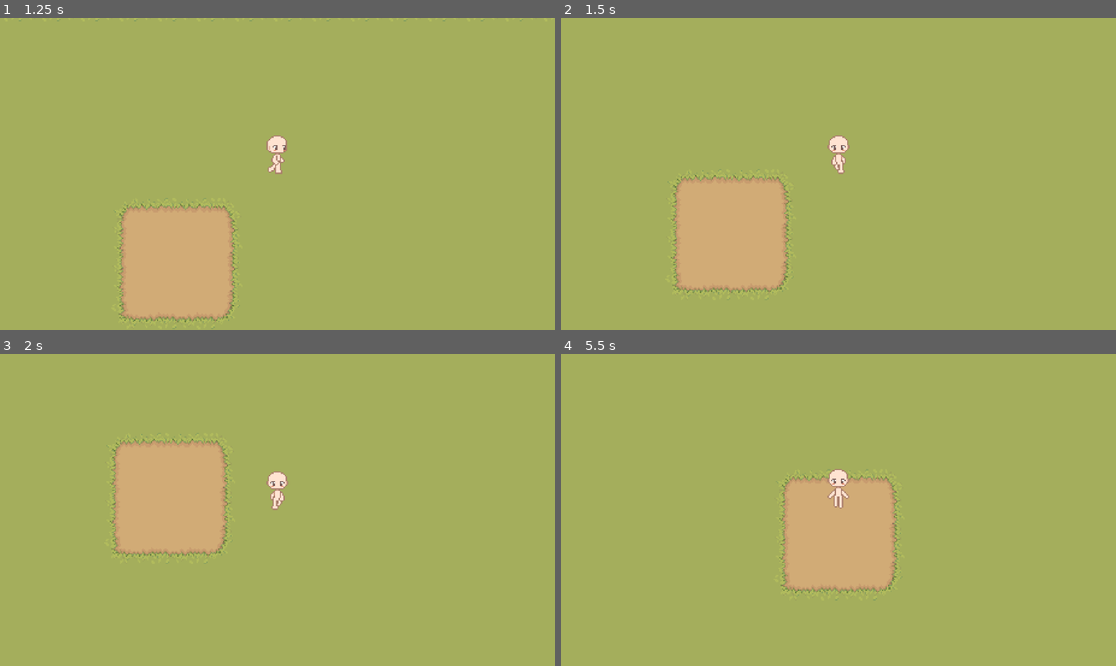
Above: before the commit, frames 1-4 (two rows, left to right).
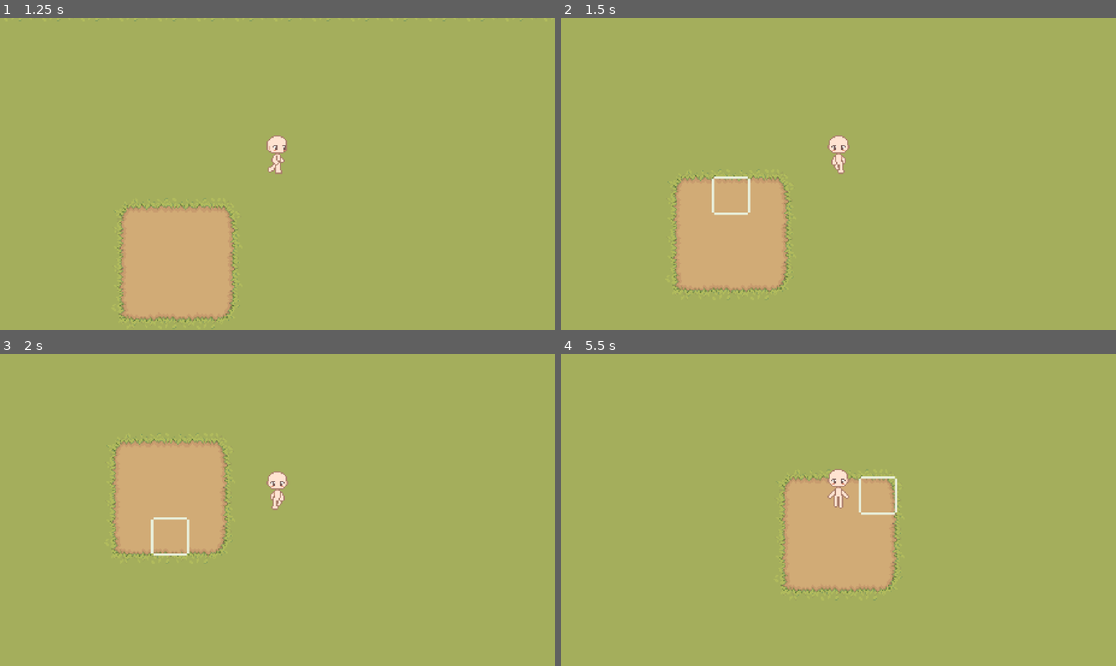
Above: after the commit, the same moments.

Repository: kevyntapnio/florella
Game: Godot game, scene res://tileset/level_farm.tscn
The game is run twice, just before and just after one commit, with the same random seed, the same clock (stepped at 60 frames per second) and the same inputs.
Inputs (mouse positions are in pixels of both pictures, inside the frame that each line leads up to):
- Up to frame 1 (1.25 s): tap Enter (ui_accept) at 0.5, 0.77 s; move the mouse to (399, 158) at 0.52 s; hold D (move_right) from 0.53 s (still down); tap E (interact) at 0.6 s
- Up to frame 2 (1.5 s): move the mouse to (727, 189) at 1.27 s; release D (move_right) at 1.28 s; hold S (move_down) from 1.28 s (still down); tap E (interact) at 1.35 s
- Up to frame 3 (2 s): keep holding S (move_down); tap Enter (ui_accept) at 1.52 s
- Up to frame 4 (5.5 s): move the mouse to (894, 441) at 2.02 s; release S (move_down) at 2.03 s; hold D (move_right) 2.03-2.78 s; click (894, 441) at 2.1 s; tap E (interact) at 2.3, 2.85, 3.6, 4.55, 5.1 s; move the mouse to (810, 572) at 2.77 s; hold W (move_up) 2.78-3.53 s; tap Enter (ui_accept) at 3.02, 3.77, 4.52 s; move the mouse to (1005, 556) at 3.52 s; hold A (move_left) 3.53-5.03 s; move the mouse to (672, 463) at 4.27 s; click (672, 463) at 4.35 s; move the mouse to (866, 510) at 5.02 s; hold S (move_down) from 5.03 s (still down)

Frame 1 is identical in both runs. In frame 2, 0.2% of the frame differs, in the area x 27-35%, y 50-64%; in frame 3, 0.2%; in frame 4, 0.2%.

Commit message:
fix interaction system

Diff:
--- a/farm_tile.gd
+++ b/farm_tile.gd
@@ -1,4 +1,7 @@
 extends Node2D
+
+@export var grid_manager: Node2D
+@export var tilemap: TileMapLayer
 
 enum SoilState {
 	GRASS,
@@ -16,7 +19,9 @@
 @export var crop_scene: PackedScene
 
 func _ready():
-	add_to_group("farm_tiles")
+
+	var coords = grid_manager.get_tile_coords(global_position)
+	grid_manager.register_grid_object(coords, self)
 
 func plant(crop_data) -> bool:
 
@@ -44,3 +49,7 @@
 
 func clear_crop():
 	current_crop = null
+
+func _exit_tree():
+	var coords = grid_manager.get_tile_coords(global_position)
+	grid_manager.unregister_grid_object(coords)
--- a/systems/gridmanager/grid_manager.gd
+++ b/systems/gridmanager/grid_manager.gd
@@ -3,9 +3,6 @@
 @export var tilemap: TileMapLayer
 
 var grid_objects = {}
-
-func _ready():
-	print(grid_objects)
 
 func register_grid_object(coords: Vector2i, object):
 	grid_objects[coords] = object
@@ -15,3 +12,7 @@
 
 func get_grid_object(coords: Vector2i):
 	return grid_objects.get(coords)
+
+func get_tile_coords(world_position: Vector2) -> Vector2i:
+	var local = tilemap.to_local(world_position)
+	return tilemap.local_to_map(local)
--- /dev/null
+++ b/systems/interaction/interaction_system.gd
@@ -0,0 +1,71 @@
+extends Node2D
+
+@export var targeting_system: Node2D
+@export var grid_manager: Node2D
+
+# Can this be an autoload?
+@export var InventorySystem: Node2D
+
+var nearby_interactables: Array = []
+var focused_interactable = null
+
+func _process(delta: float) -> void:
+
+	update_focused_interactable()
+
+func register_interactable(interactable):
+
+	nearby_interactables.append(interactable)
+
+func unregister_interactable(interactable):
+
+	nearby_interactables.erase(interactable)
+
+func get_closest_interactable():
+
+	if nearby_interactables.is_empty():
+		return null
+	if targeting_system.player_global_position == null:
+		return null
+
+	var closest_object = null
+	var smallest_distance = INF
+
+	for interactable in nearby_interactables:
+		var distance = targeting_system.player_global_position.distance_to(interactable.global_position)
+
+
+		if distance < smallest_distance:
+			smallest_distance = distance
+			closest_object = interactable
+
+	return closest_object
+
+func update_focused_interactable():
+
+	var closest_interactable = get_closest_interactable()
+
+	if closest_interactable != focused_interactable:
+
+		if focused_interactable:
+			focused_interactable.on_focus_exited
+
+		focused_interactable = closest_interactable
+
+		if focused_interactable:
+			focused_interactable.on_focus_entered()
+
+func handle_interact():
+
+	var interactable = get_closest_interactable()
+	var item = InventorySystem.get_selected_item()
+
+	if interactable != null:
+		interactable.interact(item)
+	return
+
+	var target_coords = targeting_system.current_target_coords
+	var target_object = grid_manager.get_grid_object(target_coords)
+
+	if target_object != null:
+		target_object.interact(item)
--- /dev/null
+++ b/systems/interaction/interaction_system.tscn
@@ -0,0 +1,6 @@
+[gd_scene format=3 uid="uid://txwrw3hmnb6e"]
+
+[ext_resource type="Script" uid="uid://pjf3c155ew1p" path="res://systems/interaction/interaction_system.gd" id="1_jj6l3"]
+
+[node name="InteractionSystem" type="Node2D" unique_id=1383195371]
+script = ExtResource("1_jj6l3")
--- a/systems/targeting/targeting_system.gd
+++ b/systems/targeting/targeting_system.gd
@@ -13,3 +13,6 @@
 	var direction_tile = player_tile_coords + facing_direction
 
 	current_target_coords = hovered_tile
+
+func _process(delta):
+	print(player_global_position)
--- a/tileset/level_farm.tscn
+++ b/tileset/level_farm.tscn
@@ -8,6 +8,7 @@
 [ext_resource type="PackedScene" uid="uid://cqtguk5mgbqpi" path="res://objects/daisy.tscn" id="4_lurls"]
 [ext_resource type="PackedScene" uid="uid://sfbkfsohxfi0" path="res://farm_tile.tscn" id="5_d35qd"]
 [ext_resource type="PackedScene" uid="uid://cfts6c20x875h" path="res://systems/targeting/targeting_system.tscn" id="6_d6inf"]
+[ext_resource type="PackedScene" uid="uid://txwrw3hmnb6e" path="res://systems/interaction/interaction_system.tscn" id="7_5ubtp"]
 
 [node name="LevelFarm" type="Node2D" unique_id=1369154645]
 y_sort_enabled = true
@@ -38,7 +39,7 @@
 [node name="GridManager" parent="." unique_id=1360749178 node_paths=PackedStringArray("tilemap") instance=ExtResource("1_xuvbi")]
 tilemap = NodePath("../tilemap_logic_layer")
 
-[node name="Player" parent="." unique_id=1372264591 node_paths=PackedStringArray("tilemap", "grid_manager", "tile_highlight", "targeting_system") instance=ExtResource("3_k5frs")]
+[node name="Player" parent="." unique_id=1372264591 node_paths=PackedStringArray("tilemap", "grid_manager", "tile_highlight", "targeting_system", "interaction_system") instance=ExtResource("3_k5frs")]
 z_as_relative = false
 y_sort_enabled = true
 position = Vector2(367, 486)
@@ -46,9 +47,14 @@
 grid_manager = NodePath("../GridManager")
 tile_highlight = NodePath("../tilemap_logic_layer/TileHighlight")
 targeting_system = NodePath("../TargetingSystem")
+interaction_system = NodePath("../InteractionSystem")
 
 [node name="TargetingSystem" parent="." unique_id=796433443 node_paths=PackedStringArray("tilemap") instance=ExtResource("6_d6inf")]
 tilemap = NodePath("../tilemap_logic_layer")
+
+[node name="InteractionSystem" parent="." unique_id=1383195371 node_paths=PackedStringArray("targeting_system", "grid_manager") instance=ExtResource("7_5ubtp")]
+targeting_system = NodePath("../TargetingSystem")
+grid_manager = NodePath("../GridManager")
 
 [node name="Daisy" parent="." unique_id=1747781451 instance=ExtResource("4_lurls")]
 y_sort_enabled = true
@@ -56,38 +62,56 @@
 
 [node name="FarmTiles" type="Node" parent="." unique_id=195402022]
 
-[node name="FarmTile" parent="FarmTiles" unique_id=1563810621 groups=["farm_tiles"] instance=ExtResource("5_d35qd")]
+[node name="FarmTile" parent="FarmTiles" unique_id=1563810621 node_paths=PackedStringArray("grid_manager", "tilemap") groups=["farm_tiles"] instance=ExtResource("5_d35qd")]
 y_sort_enabled = true
 position = Vector2(336, 560)
+grid_manager = NodePath("../../GridManager")
+tilemap = NodePath("../../tilemap_logic_layer")
 
-[node name="FarmTile2" parent="FarmTiles" unique_id=777105537 groups=["farm_tiles"] instance=ExtResource("5_d35qd")]
+[node name="FarmTile2" parent="FarmTiles" unique_id=777105537 node_paths=PackedStringArray("grid_manager", "tilemap") groups=["farm_tiles"] instance=ExtResource("5_d35qd")]
 y_sort_enabled = true
 position = Vector2(400, 528)
+grid_manager = NodePath("../../GridManager")
+tilemap = NodePath("../../tilemap_logic_layer")
 
-[node name="FarmTile3" parent="FarmTiles" unique_id=884742562 groups=["farm_tiles"] instance=ExtResource("5_d35qd")]
+[node name="FarmTile3" parent="FarmTiles" unique_id=884742562 node_paths=PackedStringArray("grid_manager", "tilemap") groups=["farm_tiles"] instance=ExtResource("5_d35qd")]
 y_sort_enabled = true
 position = Vector2(336, 528)
+grid_manager = NodePath("../../GridManager")
+tilemap = NodePath("../../tilemap_logic_layer")
 
-[node name="FarmTile4" parent="FarmTiles" unique_id=1543004241 groups=["farm_tiles"] instance=ExtResource("5_d35qd")]
+[node name="FarmTile4" parent="FarmTiles" unique_id=1543004241 node_paths=PackedStringArray("grid_manager", "tilemap") groups=["farm_tiles"] instance=ExtResource("5_d35qd")]
 y_sort_enabled = true
 position = Vector2(368, 528)
+grid_manager = NodePath("../../GridManager")
+tilemap = NodePath("../../tilemap_logic_layer")
 
-[node name="FarmTile5" parent="FarmTiles" unique_id=295073268 groups=["farm_tiles"] instance=ExtResource("5_d35qd")]
+[node name="FarmTile5" parent="FarmTiles" unique_id=295073268 node_paths=PackedStringArray("grid_manager", "tilemap") groups=["farm_tiles"] instance=ExtResource("5_d35qd")]
 y_sort_enabled = true
 position = Vector2(368, 560)
+grid_manager = NodePath("../../GridManager")
+tilemap = NodePath("../../tilemap_logic_layer")
 
-[node name="FarmTile6" parent="FarmTiles" unique_id=1158065840 groups=["farm_tiles"] instance=ExtResource("5_d35qd")]
+[node name="FarmTile6" parent="FarmTiles" unique_id=1158065840 node_paths=PackedStringArray("grid_manager", "tilemap") groups=["farm_tiles"] instance=ExtResource("5_d35qd")]
 y_sort_enabled = true
 position = Vector2(400, 560)
+grid_manager = NodePath("../../GridManager")
+tilemap = NodePath("../../tilemap_logic_layer")
 
-[node name="FarmTile7" parent="FarmTiles" unique_id=1500721296 groups=["farm_tiles"] instance=ExtResource("5_d35qd")]
+[node name="FarmTile7" parent="FarmTiles" unique_id=1500721296 node_paths=PackedStringArray("grid_manager", "tilemap") groups=["farm_tiles"] instance=ExtResource("5_d35qd")]
 y_sort_enabled = true
 position = Vector2(336, 592)
+grid_manager = NodePath("../../GridManager")
+tilemap = NodePath("../../tilemap_logic_layer")
 
-[node name="FarmTile8" parent="FarmTiles" unique_id=342861598 groups=["farm_tiles"] instance=ExtResource("5_d35qd")]
+[node name="FarmTile8" parent="FarmTiles" unique_id=342861598 node_paths=PackedStringArray("grid_manager", "tilemap") groups=["farm_tiles"] instance=ExtResource("5_d35qd")]
 y_sort_enabled = true
 position = Vector2(368, 592)
+grid_manager = NodePath("../../GridManager")
+tilemap = NodePath("../../tilemap_logic_layer")
 
-[node name="FarmTile9" parent="FarmTiles" unique_id=1235092121 groups=["farm_tiles"] instance=ExtResource("5_d35qd")]
+[node name="FarmTile9" parent="FarmTiles" unique_id=1235092121 node_paths=PackedStringArray("grid_manager", "tilemap") groups=["farm_tiles"] instance=ExtResource("5_d35qd")]
 y_sort_enabled = true
 position = Vector2(400, 592)
+grid_manager = NodePath("../../GridManager")
+tilemap = NodePath("../../tilemap_logic_layer")
Not shown, added: systems/interaction/interaction_system.gd.uid
